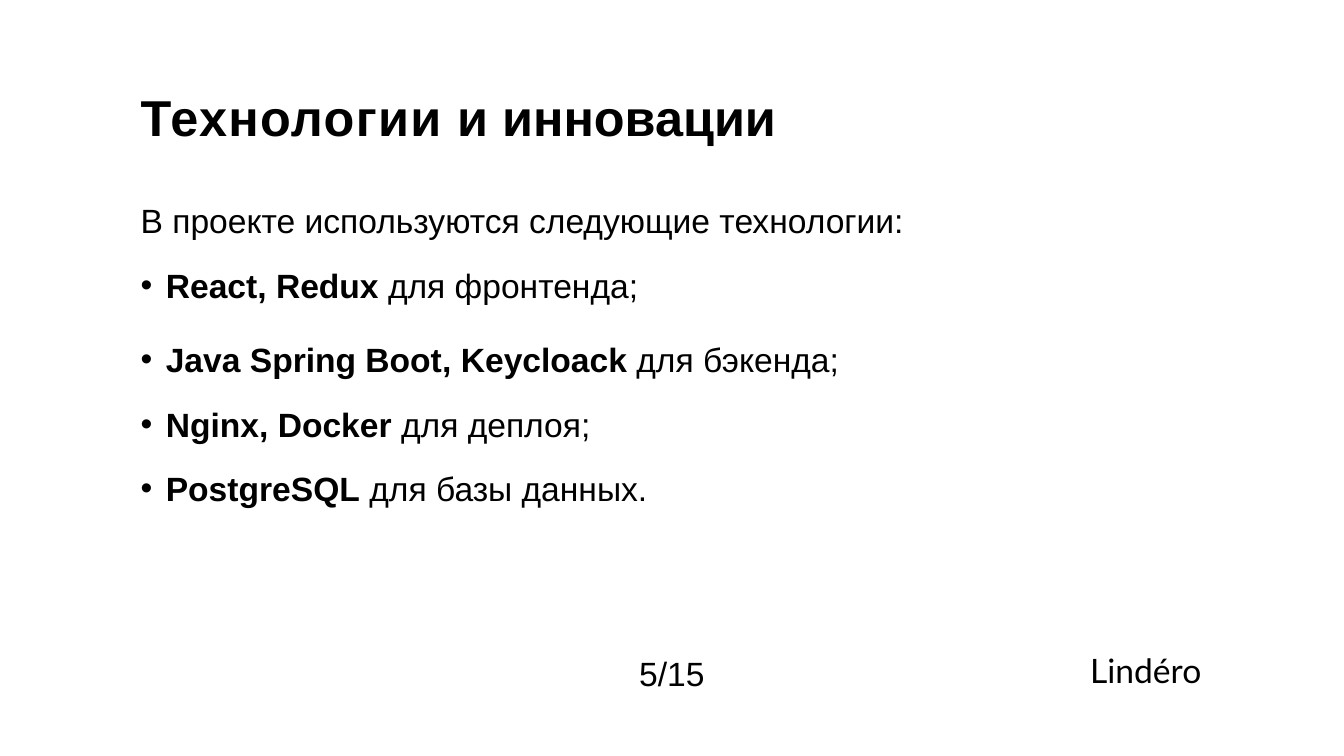
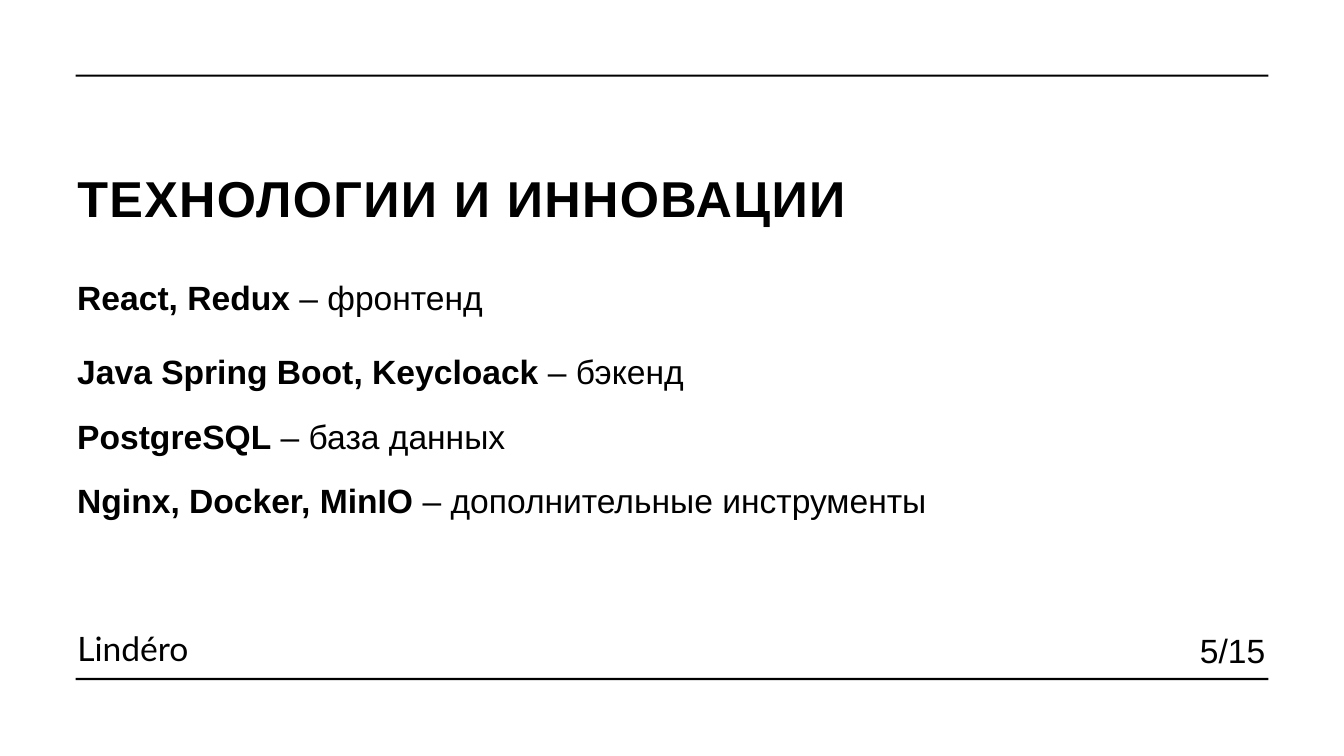
Before and after one commit to raiden-20/online_gallery, a slide deck: slide 5 of Документация/Презентация/Презентация.pptx. Drawn at 1344x756 pixels with LibreOffice and Linux fonts; fonts in the diff are those of the drawing. Boxes give left, top, right and bottom in pixels: in the first picture for what was removed or moved away, otherwise in the second. Text is boxed around its words. In the diff, an @@ line names an element or a change of style, - is before the commit and + after.

```diff
--- a/Документация/Презентация/Презентация.pptx
+++ b/Документация/Презентация/Презентация.pptx
@@ line added from (76, 76) to (1268, 76), #000000 1.5 pt @@
@@ text at [77, 181, 846, 227]: text changed @@
-Технологии и инновации
+ТЕХНОЛОГИИ И ИННОВАЦИИ
@@ text removed at [141, 210, 903, 508] @@
-В проекте используются следующие технологии:
-• React, Redux для фронтенда;
-• Java Spring Boot, Keycloack для бэкенда;
-• Nginx, Docker для деплоя;
-• PostgreSQL для базы данных.
@@ text added at [77, 285, 926, 520], 24 pt, text #000000, bold @@
+React, Redux – фронтенд
+Java Spring Boot, Keycloack – бэкенд
+PostgreSQL – база данных
+Nginx, Docker, MinIO – дополнительные инструменты
@@ text "5/15": place and size @@
-text "5/15" at [639, 661, 704, 687]
+text "5/15" at [1200, 638, 1265, 664]
@@ text "Lindéro": place and size @@
-text "Lindéro" at [1090, 658, 1201, 684]
+text "Lindéro" at [77, 636, 188, 662]
@@ line added from (76, 680) to (1268, 680), #000000 1.5 pt @@
```
Also in this commit, not shown: 12 other slides changed, 2 slides added, 2 slides removed, 1 other file.
